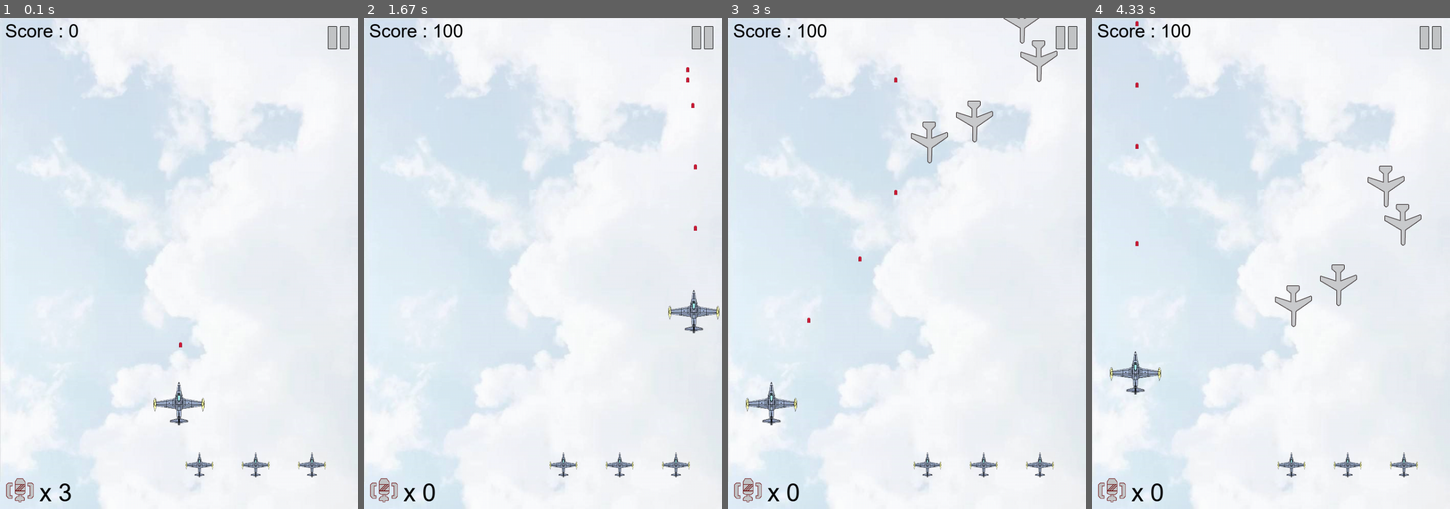
Above: before the commit, frames 1-4 (left to right).
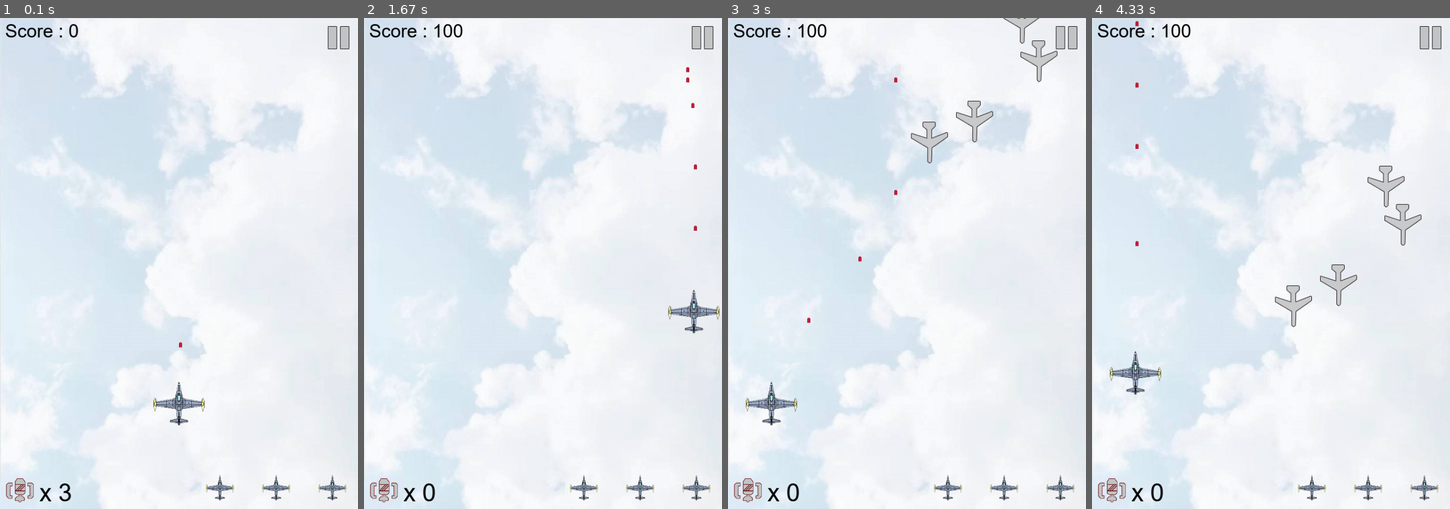
Above: after the commit, the same moments.

Repository: charlie-ccw/Pygame-project
Game: pygame game, started from main.py
Two runs of this game, one before a commit and one after it. Both use one fixed random seed, a clock stepped at 60 frames per second and the inputs below.
Inputs:
- Up to frame 1 (0.1 s): no input
- Up to frame 2 (1.67 s): hold D 0.33-0.8 s; hold W 0.83-1.13 s; tap Space at 0.9, 1.23, 1.53 s; hold D 1.17-1.63 s
- Up to frame 3 (3 s): hold A 1.67-2.2 s; tap Space at 1.73, 2.03, 2.3, 2.63, 2.93 s; hold S 2.23-2.53 s; hold A 2.57-2.97 s
- Up to frame 4 (4.33 s): hold W 3-3.37 s; tap Space at 3.07, 4.13 s; hold S from 4.07 s (still down)

The runs differ from the first frame. In frame 1, 0.8% of the frame differs, in the area x 51-97%, y 88-99%; in frame 2, 0.8%; in frame 3, 0.8%; in frame 4, 0.8%.

Commit message:
Update main.py
change the location of the drawing of life number

Diff:
--- a/main.py
+++ b/main.py
@@ -461,8 +461,8 @@
         if life_num:
             for i in range(life_num):
                 screen.blit(life_image, \
-                            (width-10-(i+1)*life_rect.width, \
-                             height-10-life_rect.height))
+                            (width-(i+1)*life_rect.width+30, \
+                             height-life_rect.height+35))
 
         # here we draw the pause and continue picture
         screen.blit(paused_image, paused_rect)
